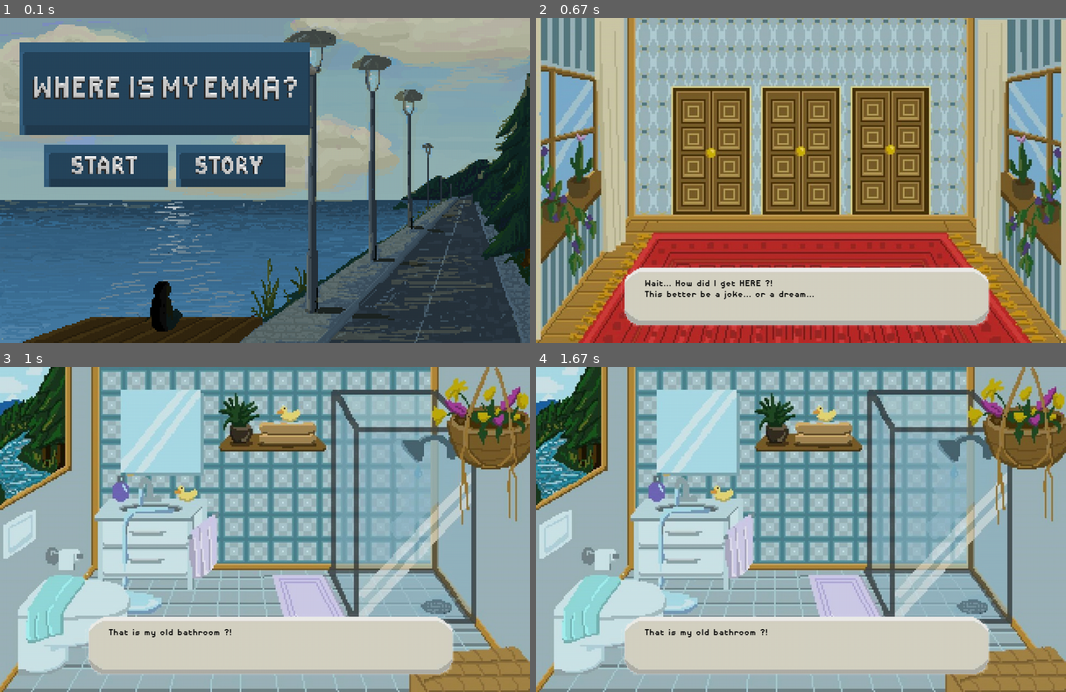
Above: before the commit, frames 1-4 (two rows, left to right).
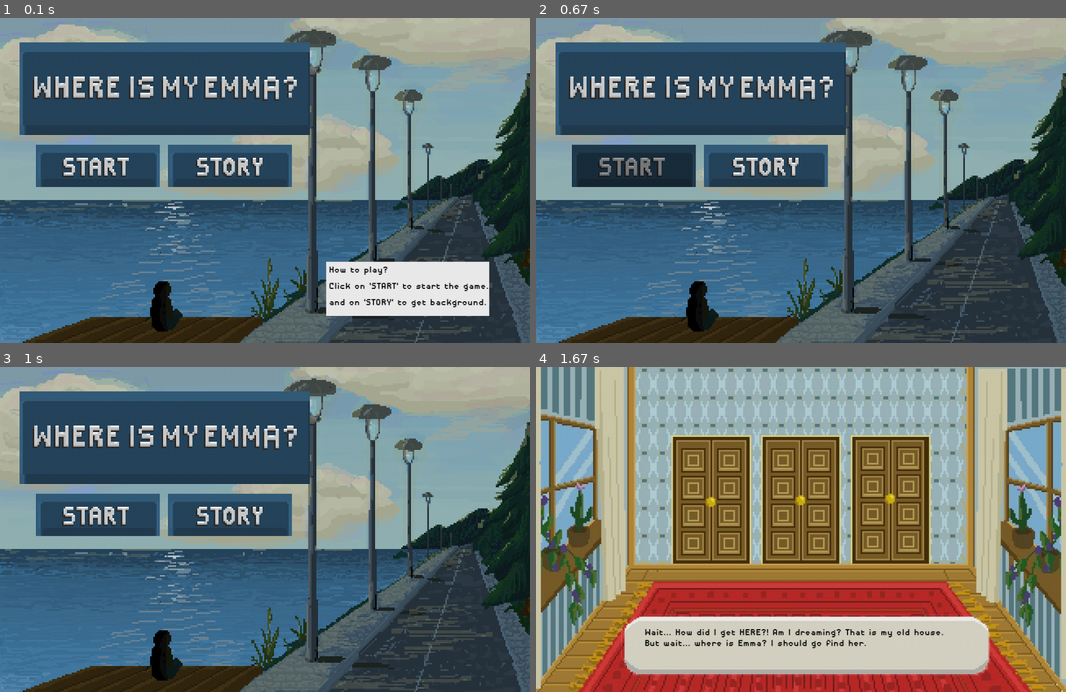
Above: after the commit, the same moments.

Repository: TestTestBaPy/BaPy_escaperoom
Game: pygame game, started from pygameframe.py
The game is run twice, just before and just after one commit, with the same random seed, the same clock (stepped at 60 frames per second) and the same inputs.
Inputs (mouse positions are in pixels of both pictures, inside the frame that each line leads up to):
- Up to frame 1 (0.1 s): no input
- Up to frame 2 (0.67 s): click (636, 174) at 0.38 s
- Up to frame 3 (1 s): click (339, 555) at 0.72 s
- Up to frame 4 (1.67 s): click (657, 513) at 1.05 s

The runs differ from the first frame. In frame 1, 7.2% of the frame differs, in the area x 6-93%, y 38-92%; in frame 2, 95%, in the area x 0-100%, y 0-100%; in frame 3, 93%; in frame 4, 78%.

Commit message:
done with door one

Diff:
--- a/display_components.py
+++ b/display_components.py
@@ -1,5 +1,49 @@
-import pygame
+import pygame, os
+
+pygame.init()
+
+smallText = pygame.font.Font("pokemon.ttf",20)
+bigText = pygame.font.Font("pokemon.ttf",60)
+speech_bubble = pygame.image.load(os.path.join("Images", "SpeechBubble2.png"))
+clock = pygame.time.Clock()
+# needed componets
+# all escape-rooms
+rooms = ['STRT', 'STRY', 'DOOR', 'BATH', 'CHLD', 'BACK', 'TRES',]
+current_room = 'STRT'
+
+# set width and height (orignial images are 325x200)
+display_width = 325*3
+display_height = 200*3
+
+# door postions for startscreen (top left corner)
+door_1 = [(253, 129)]
+door_2 = [(418, 129)]
+door_3 = [(582,129)]
+
+door_width = 150
+door_height = 220
+
+speech_bubble_width = 650
+speech_bubble_height = 100
+
+speech_bubble_x = 150
+speech_bubble_y = 450
+
+black = (0,0,0)
+white = (255,255,255)
+game_screen = pygame.display.set_mode([display_width,display_height])
+pygame.display.set_caption('Where is my Emma?')
 
 def text_objects(text,font):
     textSurface = font.render(text, True, (0,0,0))
     return textSurface, textSurface.get_rect()
+
+def display_loading_screen():
+
+    # load the frames with rate 3 per second to the backgorund
+    for i in range(3):
+        for j in range(7):
+            background = pygame.image.load(os.path.join("Images/load", "l"+str(j+1)+".jpg")).convert()
+            game_screen.blit(background, (0, 0))
+            pygame.display.update()
+            clock.tick(3)
--- a/door1.py
+++ b/door1.py
@@ -1,8 +1,8 @@
-#from pygameframe import *
 import pygame, sys, os
 from display_components import *
 import time
 import numpy as np
+
 
 clock = pygame.time.Clock()
 speech_bubble = pygame.image.load(os.path.join("Images", "SpeechBubble2.png"))
@@ -23,7 +23,7 @@
     game_screen.blit(speech_bubble, (150,450))
 
     smallText = pygame.font.Font("pokemon.ttf",20)
-    textSurf, textRect = text_objects('That is my old bathroom ?!', smallText)
+    textSurf, textRect = text_objects('That is my old bathroom?! But it seems Emma is not here.', smallText)
 
     textRect.bottomleft = ( (200,500) )
     game_screen.blit(textSurf, textRect)
@@ -34,10 +34,6 @@
 
     print(crack_counter)
     wall_crack = pygame.image.load(os.path.join("Images", "crack.png"))
-    #background = pygame.image.load(os.path.join("Images", "bathroom.jpg")).convert()
-    #game_screen.blit(background, (0, 0))
-    #game_screen.fill(white)
-    #game_screen.blit(background, (0, 0))
 
     for i in range(3):
         for j in range(4):
@@ -46,8 +42,6 @@
                 crack_counter[j][i] = 1
 
     if crack_counter.all() == 1:
-        print("CONGRATS YOU CRACKED ALL!")
-        #TODO: open the door
         bath_door = pygame.image.load(os.path.join("Images", "bathroom_door.png"))
         game_screen.blit(bath_door,(447,177))
         return True
@@ -56,24 +50,16 @@
 
 def open_backroom(game_screen):
 
-
     background = pygame.image.load(os.path.join("Images", "backroom2.png")).convert()
     game_screen.blit(background, (0, 0))
 
+    board_width = 124*3
+    board_height = 84*3
+
+    # if the display is not open the code was not entered correctly
+    if not display_open:
 
 
-    # pygame.display.update()
-
-    #game_screen.blit(speech_bubble, (150,450))
-
-    #textSurf, textRect = text_objects('I used to hide here as a child... what the f are so many red balls here?', smallText)
-
-    #textRect.bottomleft = ( (200,500) )
-    #game_screen.blit(textSurf, textRect)
-
-    board_width = 124*3
-    board_height = 84*3
-    if not display_open:
         board = pygame.image.load(os.path.join("Images", "board.png")).convert()
         game_screen.blit(board, (313, 44))
 
@@ -85,6 +71,16 @@
 
         input_rect = pygame.Rect(450, 130, 100, 30)
         pygame.draw.rect(game_screen, (170,170,170), input_rect)
+
+    else:
+        game_screen.blit(speech_bubble, (speech_bubble_x,speech_bubble_y))
+        smallText = pygame.font.Font("pokemon.ttf",20)
+        textSurf, textRect = text_objects('That was correct! I think I"m going crazy, I see numbers everywhere.', smallText)
+        textRect.bottomleft = ( (speech_bubble_x + 35 ,speech_bubble_y + 50) )
+        game_screen.blit(textSurf, textRect)
+        textSurf, textRect = text_objects('Maybe I should remeber them... But where the fuck is Emma?', smallText)
+        textRect.bottomleft = ( (speech_bubble_x + 35 ,speech_bubble_y + 80) )
+        game_screen.blit(textSurf, textRect)
 
     if not tuch_pushed:
         tuch = pygame.image.load(os.path.join("Images", "t.png")).convert_alpha()
@@ -104,7 +100,7 @@
         game_screen.blit(klappe, (310, 316))
 
 
-
+# the following functions set the global status-variables to keep track of players actions and display them
 def crack_vase(game_screen):
     global vase_cracked
     vase_cracked = True
--- a/endroom.py
+++ b/endroom.py
@@ -5,7 +5,6 @@
 import math
 
 number_sequence = ''
-
 
 def open_endroom(game_screen, reset_code = False, open_tresor = False):
     global number_sequence
@@ -26,7 +25,7 @@
 def zoom_touchpad(game_screen):
     background = pygame.image.load(os.path.join("Images", "pad.png")).convert()
     game_screen.blit(background, (0, 0))
-    input_rect = pygame.Rect(50, 150, 130, 30)
+    input_rect = pygame.Rect(50, 150, 130, 130)
     pygame.draw.rect(game_screen, (50,150,100), input_rect)
     pygame.display.update()
 
@@ -61,14 +60,13 @@
     0(478, 362)- y/100 -> 4'''
 
 
-        if math.ceil(x/100) == 5: # entweder > 100 -> 1, 4, 7 oder < 100 < 200 -> 2, 5, 8, 0 oder > 200 -> 3, 6, 9
+        if math.ceil(x/100) == 5:
             if math.ceil(y/120) == 1:
                 number_sequence += '1'
             elif math.ceil(y/120) == 2:
                 number_sequence += '4'
             else:
                 number_sequence += '7'
-            print('DU HAST ENTWEDER AUF 1, 4, 7 GEKLICKT')
 
         elif math.ceil(x/100) == 6:
             if math.ceil(y/120) == 1:
@@ -88,30 +86,26 @@
             else:
                 number_sequence += '9'
 
-        base_font = pygame.font.Font("pokemon.ttf",40)
+        base_font = pygame.font.Font("pokemon.ttf",60)
         text_surface = base_font.render(number_sequence, True, (255, 255, 255))
 
         # render at position stated in arguments
         game_screen.blit(text_surface, (50+5, 150+5))
 
 
+def open_endscreen(game_screen, clicked_on_exit = False):
 
-def open_endscreen(game_screen):
-    background = pygame.image.load(os.path.join("Images", "endscreen.png")).convert()
+    if clicked_on_exit:
+        background = pygame.image.load(os.path.join("Images", "endscreen_pushexit.png")).convert()
+    else:
+        background = pygame.image.load(os.path.join("Images", "endscreen.png")).convert()
     game_screen.blit(background, (0, 0))
-
-
-    smallText = pygame.font.Font("pokemon.ttf",10)
-
     textSurf, textRect = text_objects("Hey, Escopub...", smallText)
-    #textRect.left
-
     textRect.bottomleft = ( (210,490) )
     game_screen.blit(textSurf, textRect)
 
-    base_font = pygame.font.Font("pokemon.ttf",20)
-    text_surface = base_font.render("I know, I know it's been a while... Yes, the usal place. Okay, see you soon.", True, (0, 0, 0))
-    text_surface2 = base_font.render("Yes, hallucinations. Thank you.", True, (0, 0, 0))
+    text_surface = smallText.render("I know, I know it's been a while... Yes, the usal place. Okay, see you soon.", True, (0, 0, 0))
+    text_surface2 = smallText.render("Yes, hallucinations. Thank you.", True, (0, 0, 0))
 
 
     game_screen.blit(text_surface, (180, 90))
--- a/handle_userinput.py
+++ b/handle_userinput.py
@@ -1,34 +1,27 @@
-# import sys module
 import pygame
 import sys
 from door1 import *
+from display_components import *
 
-def handle_input(screen, go = True, room = 'BACKROOM'):
+def handle_input(screen, go = True, room = 'BACKROOM', input_rect = None):
 
-    clock = pygame.time.Clock()
-
-    # basic font for user typed
-    base_font = pygame.font.Font("pokemon.ttf",20)
-    #base_font = pygame.font.Font(None, 32)
     user_text = ''
 
     # create rectangle
 
     # TODO: KOORDINATEN VERALLGEMEINERN
-    input_rect = pygame.Rect(450, 130, 30, 30)
+    if input_rect == None:
+        input_rect = pygame.Rect(450, 130, 30, 30)
     #pygame.draw.rect(game_screen, (250,250,250), input_rect)
 
-    # color_active stores color(lightskyblue3) which
-    # gets active when input box is clicked by user
+    # color_active stores color which gets active when input box is clicked by user
     color_active = (30,100,30)
 
-    # color_passive store color(chartreuse4) which is
-    # color of input box.
+    # color_passive store color which is color of input box.
     color_passive = (170,170,170)
     color = color_passive
 
     active = True
-
 
     while active and go:
         for event in pygame.event.get():
@@ -38,6 +31,7 @@
                 pygame.quit()
                 sys.exit()
 
+            # if the user clicked on the rect it gets active
             if event.type == pygame.MOUSEBUTTONDOWN:
                 if input_rect.collidepoint(event.pos):
                     active = True
@@ -54,18 +48,21 @@
                     # get text input from 0 to -1 i.e. end.
                     user_text = user_text[:-1]
 
-                # Unicode standard is used for string
-                # formation
-                else:
-                    user_text += event.unicode
 
-        # it will set background color of screen
+                # the userinput is accepted if it does not exeed the length of 5 or is a number
+                elif len(user_text) < 5:
+                    try:
+                        # Unicode standard is used for string formation
+                        user_text += str (int (event.unicode))
+                    except ValueError:
+                        pass
+
+        # it will set background
         if room == 'BACKROOM':
             open_backroom(screen)
         else:
             pass
             #open_endroom(screen)
-        #screen.fill((255, 255, 255))
 
         if active:
             color = color_active
@@ -75,7 +72,7 @@
         # draw rectangle and argument passed which should be on screen
         pygame.draw.rect(screen, color, input_rect)
 
-        text_surface = base_font.render(user_text, True, (255, 255, 255))
+        text_surface = smallText.render(user_text, True, (255, 255, 255))
 
         # render at position stated in arguments
         screen.blit(text_surface, (input_rect.x+5, input_rect.y+5))
@@ -96,10 +93,10 @@
 def check_input(text, game_screen):
     print(text)
     if text == '15':
-        print("CONGRATS OPEN DISPLAY")
         open_display(game_screen)
+        open_backroom(game_screen)
+        game_screen.fill((0,0,0))
         return True
     else:
         print("NO WRONG")
         return False
-    pass
--- a/pygameframe.py
+++ b/pygameframe.py
@@ -3,92 +3,21 @@
 from display_components import *
 from handle_userinput import *
 from endroom import *
+from startscreen import *
 import time
 
 '''Display.flip will update the entire surface. Basically the entire screen. Display.update can just update specific areas of the screen'''
 
 pygame.init()
 
-# all escape-rooms
-rooms = ['STRT', 'STRY', 'DOOR', 'BATH', 'CHLD', 'BACK', 'TRES',]
-current_room = 'STRT'
-
-# set width and height (orignial images are 325x200)
-display_width = 325*3
-display_height = 200*3
-
-# door postions for startscreen (top left corner)
-door_1 = [(253, 129)]
-door_2 = [(418, 129)]
-door_3 = [(582,129)]
-
-door_width = 150
-door_height = 220
-
-speech_bubble_width = 650
-speech_bubble_height = 100
-
-speech_bubble_x = 150
-speech_bubble_y = 450
-
-black = (0,0,0)
-white = (255,255,255)
-
-# needed componets
-game_screen = pygame.display.set_mode([display_width,display_height])
-pygame.display.set_caption('Where is my Emma?')
-
-speech_bubble = pygame.image.load(os.path.join("Images", "SpeechBubble2.png"))
-
-clock = pygame.time.Clock()
-
 Screen = 0 # zero is start, one is frist room, two is second room etc.
-
-def open_startscreen(game_screen):
-    background = pygame.image.load(os.path.join("Images", "start.png")).convert()
-    game_screen.blit(background, (0, 0))
-    # smallText = pygame.font.Font("pokemon.ttf",60)
-
-    # textSurf, textRect = text_objects('WHERE IS MY EMMA?', smallText)
-    #textRect.left
-
-    # textRect.bottomleft = ( (70,160) )
-    # game_screen.blit(textSurf, textRect)
-    pass
-
-def open_3doors(game_screen):
-    background = pygame.image.load(os.path.join("Images", "3doors.jpg")).convert()
-    game_screen.blit(background, (0, 0))
-    game_screen.blit(speech_bubble, (speech_bubble_x,speech_bubble_y))
-
-    smallText = pygame.font.Font("pokemon.ttf",20)
-
-    textSurf, textRect = text_objects('Wait... How did I get HERE ?!', smallText)
-    #textRect.left
-
-    textRect.bottomleft = ( (200,500) )
-    game_screen.blit(textSurf, textRect)
-    textSurf, textRect = text_objects('This better be a joke... or a dream...', smallText)
-    textRect.bottomleft = ( (200,520) )
-    game_screen.blit(textSurf, textRect)
-
-def open_story(game_screen):
-    pass
-
-def display_loading_screen():
-
-    # load the level to the backgorund
-    for i in range(3):
-        for j in range(7):
-            background = pygame.image.load(os.path.join("Images/load", "l"+str(j+1)+".jpg")).convert()
-            game_screen.blit(background, (0, 0))
-            pygame.display.update()
-            clock.tick(3)
 
 # weil ich es grad nicht besser weiss
 cracked_vase = False
 #pushed_tuch = False
 
+# this function simulates a button so if the click is in the given coordinates and width/height of the 'button' the
+# respective function will be executed
 def button(msg, x,y,w,h,ic,ac):
     global speech_bubble_x
     global speech_bubble_y
@@ -101,8 +30,14 @@
     # if clicked on a valid button...
     if x+w > mouse[0] > x and y+h > mouse[1] > y:
 
-        print("---------------------------------" +msg + " IS CLICKED ON----------------------------------------")
+        print("CURRENT ROOM" + current_room + "\n---------------------------------" +msg + " IS CLICKED ON----------------------------------------")
         pygame.display.update()
+
+        if current_room == "CALL":
+            open_endscreen(game_screen, True)
+            pygame.display.update()
+            time.sleep(0.3)
+            sys.exit()
 
         # if you clicked on start, load the first room
         if 'START' in msg and current_room == 'STRT':
@@ -143,17 +78,22 @@
         if "TUCH" in msg and current_room == 'BACK':
             push_tuch(game_screen)
 
+        # if you typed in the right code and click on the display the new room will open
+        if current_room == 'BACKEND':
+            open_display(game_screen)
+            open_backroom(game_screen)
+
+            if "DISPLAYDOOR" in msg:
+                open_endroom(game_screen)
+                current_room = 'TRES'
+
         # if you clicked on the display you can type something in
         if "DISPLAY" in msg and current_room == 'BACK':
             if not handle_input(game_screen):
+
                 current_room = 'BACKEND'
-
-        # if you typed in the right code and click on the display the new room will open
-        if current_room == 'BACKEND':
-            open_backroom(game_screen)
-            if "DISPLAYDOOR" in msg:
-                open_endroom(game_screen)
-                current_room = 'TRES'
+                open_backroom(game_screen)
+                clock.tick(2)
 
         # if you clicked on the touchpad zoom in
         if 'TOUCHPAD' in msg and current_room == 'TRES':
@@ -163,6 +103,7 @@
         # if you click on the tresor (after putting in the right code) open the endscreen
         if 'TRESOR' in msg and current_room == 'TRES':
             open_endscreen(game_screen)
+            current_room = "CALL"
 
         # if you click on abort go back and delete your input
         if 'ABORT' in msg and current_room == 'TCHP':
@@ -178,6 +119,8 @@
         # if you clicked on the numberfield save your input
         if 'NUMBERS' in msg and current_room == 'TCHP':
             save_num(game_screen, mouse)
+
+
     else:
         pass
 
@@ -224,12 +167,14 @@
                 button("KLAPPE", 338, 425, 300, 100,0,0)
                 button("TUCH", 58,168,100,220,0,0)
                 button("DISPLAY", 450, 130, 100, 30, 0,0)
+
+            elif current_room == "BACKEND":
                 button("DISPLAYDOOR", 313, 44, (124*3), (84*3), 0,0)
 
 
             # on the touchpad you can click on 'CHECK' 'ABORT' or the number-field
             elif current_room == 'TCHP':
-                time.sleep(0.5)
+                time.sleep(0.3)
                 button('CHECK', 350, 500, 150, 100, 0,0)
                 button('ABORT', 550, 500, 150, 100, 0,0)
                 button('NUMBERS', 365, 50, 300, 400, 0,0)
@@ -240,6 +185,10 @@
                 if check_for_code():
                     button('TRESOR', 300, 185, 260, 260, 0, 0)
 
+            if current_room == "CALL":
+                # (683, 473) (906, 547)
+                button("EXIT", 680,470,220,100,0,0)
+
 
             mouse_pos = pygame.mouse.get_pos()
 
--- /dev/null
+++ b/startscreen.py
@@ -0,0 +1,48 @@
+import pygame, os
+from display_components import *
+
+# this function displays the startscreen
+def open_startscreen(game_screen):
+
+    background = pygame.image.load(os.path.join("Images", "start.png")).convert()
+    game_screen.blit(background, (0, 0))
+    input_rect = pygame.Rect(600, 450, 300, 100)
+    pygame.draw.rect(game_screen, (235,235,235), input_rect)
+    textSurf, textRect = text_objects("How to play?", smallText)
+    textRect.bottomleft = ( (600 + 5, 450 + 25) )
+    game_screen.blit(textSurf, textRect)
+    textSurf, textRect = text_objects("Click on 'START' to start the game.", smallText)
+    textRect.bottomleft = ( (600 + 5, 450 + 55) )
+    game_screen.blit(textSurf, textRect)
+    textSurf, textRect = text_objects("and on 'STORY' to get background.", smallText)
+    textRect.bottomleft = ( (600 + 5, 450 + 85) )
+    game_screen.blit(textSurf, textRect)
+
+
+# the room '3doors will be opened if the user clicked on start
+def open_3doors(game_screen):
+
+    # simulate a click on the button
+    background = pygame.image.load(os.path.join("Images", "start_pushstart.png")).convert()
+    game_screen.blit(background, (0, 0))
+    pygame.display.update()
+    clock.tick(2)
+
+    background = pygame.image.load(os.path.join("Images", "start.png")).convert()
+    game_screen.blit(background, (0, 0))
+    pygame.display.update()
+    clock.tick(2)
+
+    # load the new room
+    background = pygame.image.load(os.path.join("Images", "3doors.jpg")).convert()
+    game_screen.blit(background, (0, 0))
+    game_screen.blit(speech_bubble, (speech_bubble_x,speech_bubble_y))
+    textSurf, textRect = text_objects('Wait... How did I get HERE?! Am I dreaming? That is my old house.', smallText)
+    textRect.bottomleft = ( (200,500) )
+    game_screen.blit(textSurf, textRect)
+    textSurf, textRect = text_objects('But wait... where is Emma? I should go find her.', smallText)
+    textRect.bottomleft = ( (200,520) )
+    game_screen.blit(textSurf, textRect)
+
+def open_story(game_screen):
+    pass
Binary file removed: Images/IMG_0812.PNG
Binary file removed: Images/call.PNG
Binary file changed: Images/endscreen.PNG
Binary file added: Images/endscreen_pushexit.PNG
Binary file changed: Images/start.PNG
Binary file added: Images/start_pushstart.PNG
Binary file added: Images/start_pushstory.PNG
Empty file added: open_rooms.py
